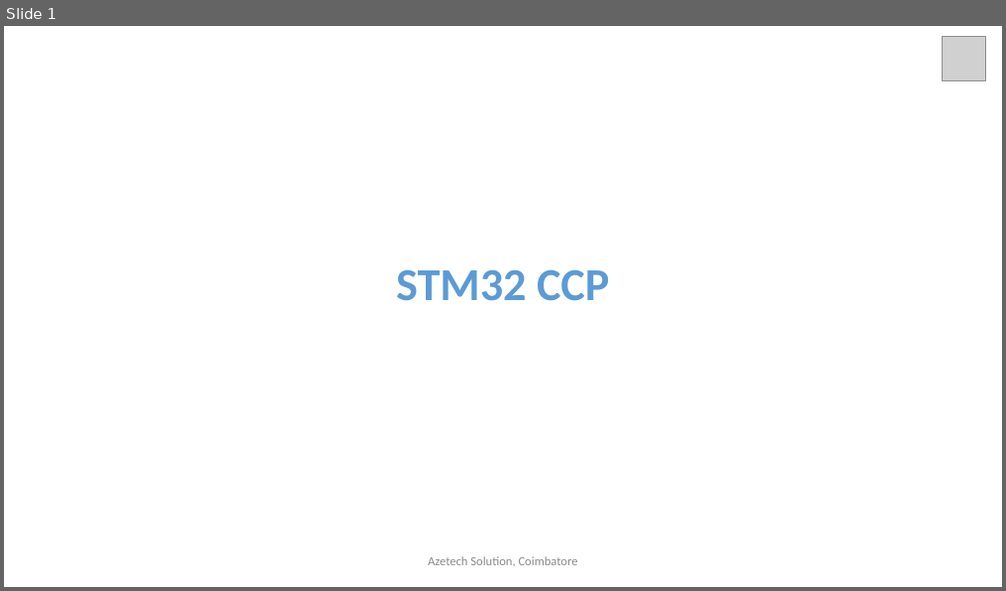
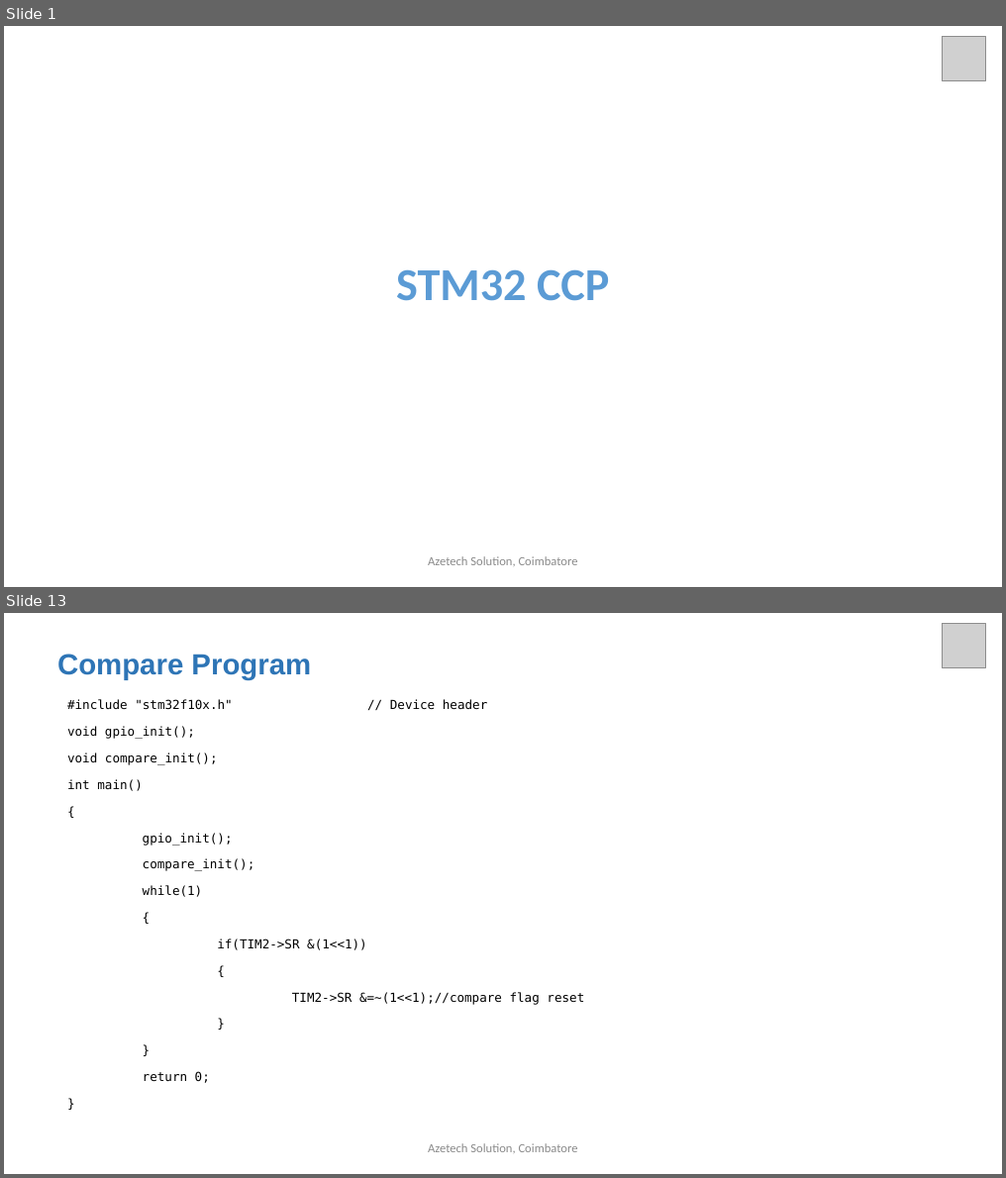
Before and after one commit to arulnelson/AZETECH-CLASS-NOTES, a slide deck: STM32_DOCS/STM32_CCP.pptx. Shown one above the other, each under a label of ours: slide 1 before the commit, slides 1 and 13 after it; the slides between them are not shown. The pictures are 1006x591 and 1006x1178 pixels, drawn with LibreOffice and Linux fonts; fonts in the diff are those of the drawing; grey boxes stand for pictures. Boxes give left, top, right and bottom in pixels: in the first picture for what was removed or moved away, otherwise in the second. Text is boxed around its words. In the diff, an @@ line names an element or a change of style, - is before the commit and + after.

```diff
--- a/STM32_DOCS/STM32_CCP.pptx
+++ b/STM32_DOCS/STM32_CCP.pptx
@@ slide 13 added at <box>4,613,1002,1174</box>, background #FFFFFF @@
@@ picture added at <box>943,624,986,667</box> @@
@@ text added at <box>57,654,311,680</box>, 28 pt, text #2E75B6, bold @@
+Compare Program
@@ text added at <box>67,699,584,1083</box>, 12 pt, text #000000 @@
+#include "stm32f10x.h" // Device header
+void gpio_init();
+void compare_init();
+int main()
+{
+gpio_init();
+compare_init();
+while(1)
+{
+if(TIM2->SR &(1<<1))
+{
+TIM2->SR &=~(1<<1);//compare flag reset
+}
+}
+return 0;
+}
@@ text added at <box>428,1144,578,1154</box>, 12 pt, text #8C8C8C @@
+Azetech Solution, Coimbatore
```
Also in this commit, not shown: 2 slides changed, 17 other slides added, 7 slides removed.
